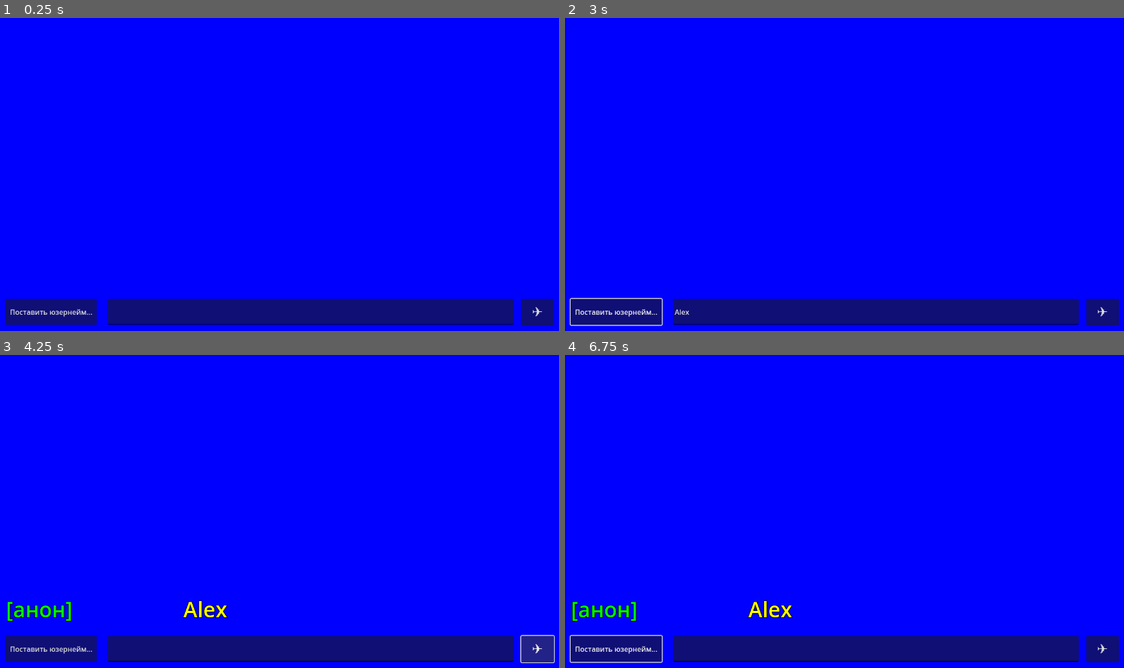
Above: before the commit, frames 1-4 (two rows, left to right).
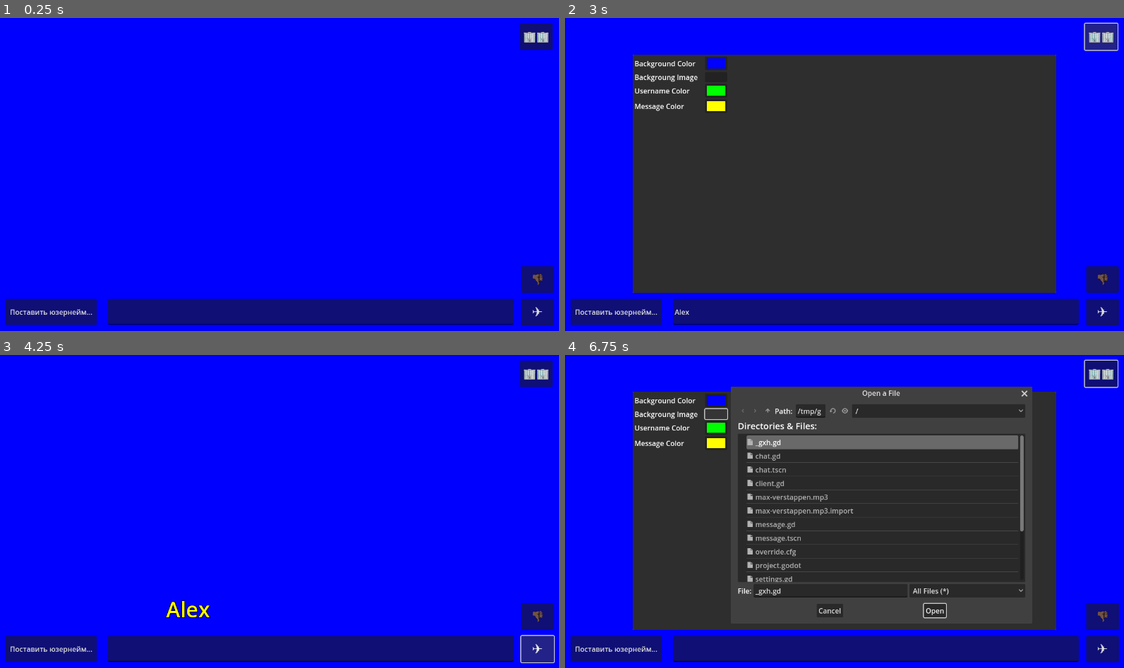
Above: after the commit, the same moments.

Repository: Tailsray/Arkochat
Game: Godot game, scene res://chat.tscn
Same seed, same stepped clock (60 frames per second), same inputs: the game is played once before the commit and once after it.
Inputs (mouse positions are in pixels of both pictures, inside the frame that each line leads up to):
- Up to frame 1 (0.25 s): no input
- Up to frame 2 (3 s): click (878, 312) at 0.52 s; type "Alex" at 0.6 s; click "Поставить юзернейм..." at 1.25 s; click (844, 221) at 2.02 s; type "12" at 2.1 s; click (1101, 36) at 2.75 s, where only the run after the commit has a clickable "🏢🏢"
- Up to frame 3 (4.25 s): click "✈️" at 3.5 s
- Up to frame 4 (6.75 s): click (1101, 617) at 4.25 s, where only the run after the commit has a clickable "👎🏿"; click "Поставить юзернейм..." at 5 s; click (1101, 373) at 5.75 s, where only the run after the commit has a clickable "🏢🏢"; click (715, 414) at 6.52 s

The runs differ from the first frame. In frame 1, 1.0% of the frame differs, in the area x 92-100%, y 1-88%; in frame 2, 59%; in frame 3, 1.8%; in frame 4, 60%, in the area x 0-100%, y 1-99%.
Error after the commit: Cannot call method 'get_line' on a null value. (res://chat.gd:13)

Commit message:
FEATURE RICH UPDATE v0.0.0.0.0.0.0.0.0.0.0.0.0.2
Пасхал очка, ещё пасхал очка, :what:, сохраняется ник, можно скроллить вниз и кастомайзить БГ и текст

Diff:
--- /dev/null
+++ b/chat.gd
@@ -0,0 +1,107 @@
+extends Node
+
+signal settings_applied(settings: ChatSettings)
+
+var username: String
+@onready var scroll_bar = $Scrollable.get_v_scroll_bar()
+
+func scroll_to_the_end():
+	await scroll_bar.changed
+	scroll_bar.set_value_no_signal(scroll_bar.max_value)
+
+func _ready():
+	username = FileAccess.open("user://nickname", FileAccess.READ).get_line()
+	if username == "":
+		username = "[анон]"
+	$Control/SetUsernameButton.text = username
+	multiplayer.peer_connected.connect(_on_peer_connected)
+
+	var peer = ENetMultiplayerPeer.new()
+	if OS.has_feature("dedicated_server"):
+		peer.create_server(1488, 100)
+		multiplayer.multiplayer_peer = peer
+		init_chats.rpc(1)
+	else:
+		peer.create_client("194.87.102.218", 1488)
+		multiplayer.multiplayer_peer = peer
+
+	apply_settings()
+	scroll_to_the_end()
+
+func _process(_delta):
+	if is_equal_approx(scroll_bar.value, scroll_bar.max_value - 620.0):
+		$ScrollDownButton.hide()
+	else:
+		$ScrollDownButton.show()
+
+@rpc("any_peer", "call_local", "reliable")
+func update_message_list(who, what) -> void:
+	var msg = Message.create_message(who, what)
+	settings_applied.connect(msg.on_settings_applied)
+	%MessageList.add_child(msg)
+
+@rpc("authority", "call_local", "reliable")
+func init_chats(id: int) -> void:
+	var file = FileAccess.open("user://chat.txt", FileAccess.READ)
+	while file.get_position() < file.get_length():
+		var msg = file.get_line().split(":", true, 1)
+		update_message_list.rpc_id(id, msg[0], msg[1])
+	scroll_to_the_end()
+
+@rpc("any_peer", "call_local", "reliable")
+func max_verstappen() -> void:
+	$Blastilka.play()
+
+@rpc("any_peer", "call_local", "reliable")
+func chay_postavte() -> void:
+	$ChayPostavte.play()
+
+func _on_peer_connected(id: int):
+	if multiplayer.is_server():
+		init_chats.rpc_id(1, id)
+
+func send_message():
+	if %TextField.text == "":
+		return
+	var txt: String = %TextField.text
+	%TextField.text = txt.replace(":what:", "[img]res://what.webp[/img]")
+	if %TextField.text.to_lower() == "чай поставьте":
+		chay_postavte.rpc()
+	if %TextField.text.containsn("max") or %TextField.text.containsn("макс"):
+		max_verstappen.rpc()
+	update_message_list.rpc(username, %TextField.text)
+	%TextField.text = ""
+	scroll_to_the_end()
+
+func _on_set_username_button_pressed():
+	$UsernameDialog.show()
+
+func _on_line_edit_text_submitted(new_text):
+	FileAccess.open("user://nickname", FileAccess.WRITE).store_line(new_text)
+	username = new_text
+	$Control/SetUsernameButton.text = username
+	$UsernameDialog.hide()
+
+func _on_text_field_text_submitted(_new_text):
+	send_message()
+
+func _on_timer_timeout():
+	if multiplayer.is_server():
+		var file = FileAccess.open("user://chat.txt", FileAccess.WRITE)
+		for child in %MessageList.get_children():
+			var msg := child as Message
+			file.store_line(msg.who + ":" + msg.what)
+		print("Stored %s messages" % %MessageList.get_child_count())
+
+func apply_settings() -> void:
+	settings_applied.emit($Settings)
+
+func on_settings_applied(settings: ChatSettings) -> void:
+	$Background/BackgroundColor.color = settings.background_color
+	$Background/BackgroundTexture.texture = settings.background_image
+
+func _on_settings_popup_popup_hide():
+	apply_settings()
+
+func _on_scroll_down_button_pressed():
+	scroll_bar.value = scroll_bar.max_value
--- a/chat.tscn
+++ b/chat.tscn
@@ -1,6 +1,9 @@
-[gd_scene load_steps=2 format=3 uid="uid://b0iy2l7ipij5d"]
-
-[ext_resource type="Script" path="res://client.gd" id="1"]
+[gd_scene load_steps=5 format=3 uid="uid://crkgfai5afxrd"]
+
+[ext_resource type="Script" path="res://chat.gd" id="1"]
+[ext_resource type="PackedScene" uid="uid://cbnjlc156mw38" path="res://settings.tscn" id="2_5o6jm"]
+[ext_resource type="AudioStream" uid="uid://bsd66tdopu7fd" path="res://max-verstappen.mp3" id="3_3v81b"]
+[ext_resource type="AudioStream" uid="uid://nbtfuxxp85a4" path="res://чай поставьте.mp3" id="4_4yh8y"]
 
 [node name="Chat" type="Control"]
 layout_mode = 3
@@ -11,14 +14,95 @@
 grow_vertical = 2
 script = ExtResource("1")
 
-[node name="Background" type="ColorRect" parent="."]
+[node name="Settings" parent="." instance=ExtResource("2_5o6jm")]
+
+[node name="SettingsButton" type="Button" parent="Settings"]
+offset_left = 1185.0
+offset_top = 19.0
+offset_right = 1259.0
+offset_bottom = 79.0
+theme_override_font_sizes/font_size = 30
+text = "🏢🏢"
+
+[node name="SettingsPopup" type="PopupPanel" parent="Settings"]
+initial_position = 2
+size = Vector2i(960, 540)
+
+[node name="ScrollContainer" type="ScrollContainer" parent="Settings/SettingsPopup"]
+offset_left = 4.0
+offset_top = 4.0
+offset_right = 956.0
+offset_bottom = 536.0
+horizontal_scroll_mode = 0
+
+[node name="GridContainer" type="GridContainer" parent="Settings/SettingsPopup/ScrollContainer"]
+layout_mode = 2
+columns = 2
+
+[node name="BackgroundColorLabel" type="Label" parent="Settings/SettingsPopup/ScrollContainer/GridContainer"]
+layout_mode = 2
+text = "Background Color"
+
+[node name="BackgroundColorPicker" type="ColorPickerButton" parent="Settings/SettingsPopup/ScrollContainer/GridContainer"]
+layout_mode = 2
+text = "Color"
+color = Color(0, 0, 1, 1)
+edit_alpha = false
+
+[node name="BackgroundImageLabel" type="Label" parent="Settings/SettingsPopup/ScrollContainer/GridContainer"]
+layout_mode = 2
+text = "Backgroung Image   "
+
+[node name="BackgroundImagePicker" type="Button" parent="Settings/SettingsPopup/ScrollContainer/GridContainer"]
+layout_mode = 2
+
+[node name="BackgroundImagePicker" type="FileDialog" parent="Settings/SettingsPopup/ScrollContainer/GridContainer/BackgroundImagePicker"]
+unique_name_in_owner = true
+title = "Open a File"
+initial_position = 2
+size = Vector2i(500, 500)
+ok_button_text = "Open"
+file_mode = 0
+access = 2
+
+[node name="TextUsernameColorLabel" type="Label" parent="Settings/SettingsPopup/ScrollContainer/GridContainer"]
+layout_mode = 2
+text = "Username Color"
+
+[node name="TextUsernameColorPicker" type="ColorPickerButton" parent="Settings/SettingsPopup/ScrollContainer/GridContainer"]
+layout_mode = 2
+text = "Color"
+color = Color(0, 1, 0, 1)
+edit_alpha = false
+
+[node name="TextMessageColorLabel2" type="Label" parent="Settings/SettingsPopup/ScrollContainer/GridContainer"]
+layout_mode = 2
+text = "Message Color"
+
+[node name="TextMessageColorPicker" type="ColorPickerButton" parent="Settings/SettingsPopup/ScrollContainer/GridContainer"]
+layout_mode = 2
+text = "Color"
+color = Color(1, 1, 0, 1)
+edit_alpha = false
+
+[node name="Background" type="Control" parent="."]
+anchors_preset = 0
+
+[node name="BackgroundColor" type="ColorRect" parent="Background"]
+z_index = -2
 layout_mode = 0
 offset_right = 1280.0
 offset_bottom = 720.0
 color = Color(0, 0, 1, 1)
 
+[node name="BackgroundTexture" type="TextureRect" parent="Background"]
+z_index = -1
+layout_mode = 0
+offset_right = 40.0
+offset_bottom = 40.0
+
 [node name="BackupTimer" type="Timer" parent="."]
-wait_time = 60.0
+wait_time = 10.0
 autostart = true
 
 [node name="UsernameDialog" type="PopupPanel" parent="."]
@@ -32,8 +116,8 @@
 anchor_bottom = 1.0
 offset_left = 4.0
 offset_top = 4.0
-offset_right = 636.0
-offset_bottom = 356.0
+offset_right = -4.0
+offset_bottom = -4.0
 grow_horizontal = 2
 grow_vertical = 2
 alignment = 1
@@ -95,7 +179,7 @@
 
 [node name="Scrollable" type="ScrollContainer" parent="."]
 layout_mode = 0
-offset_right = 1280.0
+offset_right = 1160.0
 offset_bottom = 620.0
 horizontal_scroll_mode = 0
 
@@ -106,8 +190,33 @@
 size_flags_vertical = 3
 alignment = 2
 
+[node name="Blastilka" type="AudioStreamPlayer2D" parent="."]
+stream = ExtResource("3_3v81b")
+
+[node name="ScrollDownButton" type="Button" parent="."]
+visible = false
+layout_mode = 0
+offset_left = 1188.0
+offset_top = 570.0
+offset_right = 1262.0
+offset_bottom = 630.0
+theme_override_font_sizes/font_size = 30
+text = "👎🏿"
+
+[node name="ChayPostavte" type="AudioStreamPlayer2D" parent="."]
+stream = ExtResource("4_4yh8y")
+
+[connection signal="settings_applied" from="." to="." method="on_settings_applied"]
+[connection signal="pressed" from="Settings/SettingsButton" to="Settings" method="open_settings"]
+[connection signal="popup_hide" from="Settings/SettingsPopup" to="." method="_on_settings_popup_popup_hide"]
+[connection signal="color_changed" from="Settings/SettingsPopup/ScrollContainer/GridContainer/BackgroundColorPicker" to="Settings" method="_on_background_color_picker_color_changed"]
+[connection signal="pressed" from="Settings/SettingsPopup/ScrollContainer/GridContainer/BackgroundImagePicker" to="Settings" method="_on_background_image_picker_pressed"]
+[connection signal="file_selected" from="Settings/SettingsPopup/ScrollContainer/GridContainer/BackgroundImagePicker/BackgroundImagePicker" to="Settings" method="_on_background_image_picker_file_selected"]
+[connection signal="color_changed" from="Settings/SettingsPopup/ScrollContainer/GridContainer/TextUsernameColorPicker" to="Settings" method="_on_text_username_color_picker_color_changed"]
+[connection signal="color_changed" from="Settings/SettingsPopup/ScrollContainer/GridContainer/TextMessageColorPicker" to="Settings" method="_on_text_message_color_picker_color_changed"]
 [connection signal="timeout" from="BackupTimer" to="." method="_on_timer_timeout"]
 [connection signal="text_submitted" from="UsernameDialog/VBoxContainer/MarginContainer2/LineEdit" to="." method="_on_line_edit_text_submitted"]
 [connection signal="pressed" from="Control/SetUsernameButton" to="." method="_on_set_username_button_pressed"]
 [connection signal="text_submitted" from="Control/TextField" to="." method="_on_text_field_text_submitted"]
 [connection signal="pressed" from="Control/SendButton" to="." method="send_message"]
+[connection signal="pressed" from="ScrollDownButton" to="." method="_on_scroll_down_button_pressed"]
--- a/message.gd
+++ b/message.gd
@@ -13,8 +13,12 @@
 	set(value):
 		%LabelWhat.text = value
 
-static func create_message(strWho, strWhat)->Message:
+static func create_message(strWho, strWhat) -> Message:
 	var msg: Message = load("res://message.tscn").instantiate()
 	msg.who = strWho
 	msg.what = strWhat
 	return msg
+
+func on_settings_applied(settings: ChatSettings) -> void:
+	%LabelWho.add_theme_color_override("font_color", settings.text_username_color)
+	%LabelWhat.add_theme_color_override("font_color", settings.text_message_color)
--- a/message.tscn
+++ b/message.tscn
@@ -43,13 +43,15 @@
 theme_override_constants/margin_left = 10
 theme_override_constants/margin_right = 20
 
-[node name="LabelWhat" type="Label" parent="H/MarginWhat"]
+[node name="LabelWhat" type="RichTextLabel" parent="H/MarginWhat"]
 unique_name_in_owner = true
 custom_minimum_size = Vector2(0, 70)
 layout_mode = 2
 size_flags_vertical = 0
-theme_override_colors/font_color = Color(1, 1, 0, 1)
+theme_override_colors/default_color = Color(1, 1, 0, 1)
 theme_override_constants/outline_size = 5
 theme_override_constants/shadow_outline_size = 5
-theme_override_font_sizes/font_size = 48
-autowrap_mode = 3
+theme_override_font_sizes/normal_font_size = 48
+bbcode_enabled = true
+fit_content = true
+scroll_active = false
--- a/project.godot
+++ b/project.godot
@@ -13,14 +13,14 @@
 config/name="Arkochat"
 run/main_scene="res://chat.tscn"
 config/features=PackedStringArray("4.3", "Forward Plus")
+boot_splash/show_image=false
+
+[autoload]
+
+Settings="*res://settings.tscn"
 
 [display]
 
 window/size/viewport_width=1280
 window/size/viewport_height=720
 window/size/resizable=false
-
-[editor]
-
-version_control/plugin_name="GitPlugin"
-version_control/autoload_on_startup=true
--- /dev/null
+++ b/settings.gd
@@ -0,0 +1,26 @@
+class_name ChatSettings
+extends Node
+
+var background_color: Color = Color.hex(0x0000ffff)
+var background_image: Texture = null
+var text_username_color: Color = Color.hex(0x00ff00ff)
+var text_message_color: Color = Color.hex(0xffff00ff)
+
+func open_settings() -> void:
+	$SettingsPopup.show()
+
+func _on_background_color_picker_color_changed(color: Color) -> void:
+	background_color = color
+
+func _on_text_username_color_picker_color_changed(color: Color) -> void:
+	text_username_color = color
+
+func _on_text_message_color_picker_color_changed(color: Color) -> void:
+	text_message_color = color
+
+func _on_background_image_picker_pressed():
+	%BackgroundImagePicker.show()
+
+func _on_background_image_picker_file_selected(path):
+	background_image = ImageTexture.create_from_image(Image.load_from_file(path))
+	background_image.set_size_override(Vector2i(1280, 720))
--- /dev/null
+++ b/settings.tscn
@@ -0,0 +1,6 @@
+[gd_scene load_steps=2 format=3 uid="uid://cbnjlc156mw38"]
+
+[ext_resource type="Script" path="res://settings.gd" id="1_tifbn"]
+
+[node name="Settings" type="Node"]
+script = ExtResource("1_tifbn")
Not shown: 1 places in message.tscn that only renumber resources
Binary file added: what.webp
Not shown, added: max-verstappen.mp3
Not shown, added: чай поставьте.mp3
